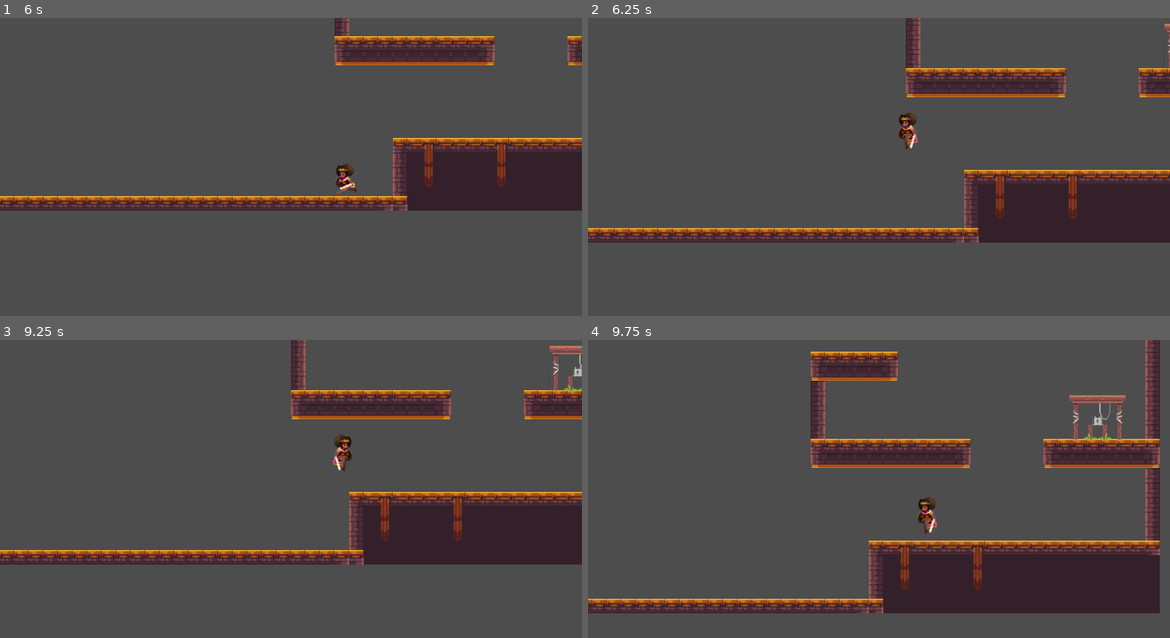
Above: before the commit, frames 1-4 (two rows, left to right).
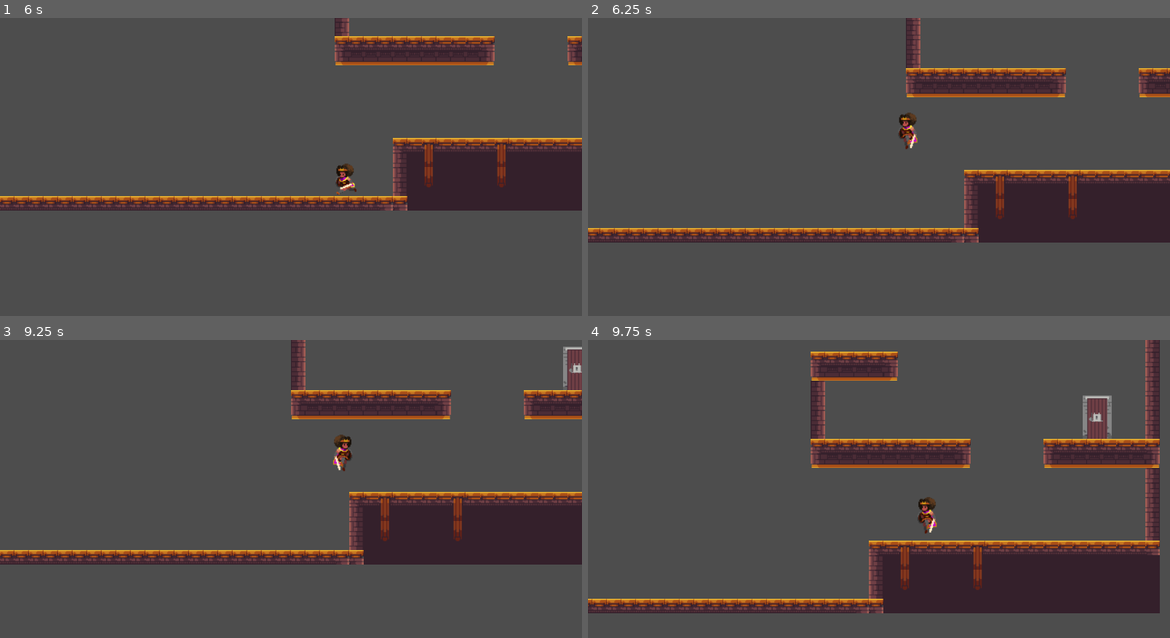
Above: after the commit, the same moments.

Repository: cncarey/MVMMay24
Game: Godot game, scene res://Scenes/a_scene.tscn
Two runs of this game, one before a commit and one after it. Both use one fixed random seed, a clock stepped at 60 frames per second and the inputs below.
Inputs:
- Up to frame 1 (6 s): hold D (Right) 0.53-2.03 s; tap E (Interact) every 0.75 s from 0.6 to 5.85 s; tap Up (Jump) at 0.77, 1.52, 3.02, 3.77, 4.52 s; hold A (Left) 2.03-2.78 s; hold D (Right) 2.78-4.28 s; hold A (Left) 4.28-5.03 s; hold D (Right) 5.03-5.78 s; hold A (Left) from 5.78 s (still down)
- Up to frame 2 (6.25 s): keep holding A (Left); tap Up (Jump) at 6.02 s
- Up to frame 3 (9.25 s): tap E (Interact) every 0.75 s from 6.6 to 8.85 s; tap Up (Jump) at 6.77, 7.52, 9.02 s; release A (Left) at 7.28 s; hold D (Right) from 7.28 s (still down)
- Up to frame 4 (9.75 s): release D (Right) at 9.53 s; hold A (Left) from 9.53 s (still down); tap E (Interact) at 9.6 s

Frame 1 is identical in both runs. In frame 2, less than 0.1% of the frame differs, in the area x 98-100%, y 1-18%; in frame 3, 0.6%; in frame 4, 0.9%, in the area x 82-93%, y 18-34%.

Commit message:
#3 add door sprite
#3 add door sprite

Diff:
--- a/Objects/Door.tscn
+++ b/Objects/Door.tscn
@@ -1,12 +1,12 @@
 [gd_scene load_steps=6 format=3 uid="uid://bge1gm6xfqgal"]
 
-[ext_resource type="Texture2D" uid="uid://u44eu675e5ey" path="res://Assets/ruinsTiles.png" id="1_jgirp"]
 [ext_resource type="Script" path="res://Objects/Door.gd" id="1_vpe03"]
+[ext_resource type="Texture2D" uid="uid://b1sou16f4qj6" path="res://Assets/villageTiles.png" id="2_nylme"]
 [ext_resource type="PackedScene" uid="uid://bsloe4rthghr6" path="res://Objects/InteractionIndicator.tscn" id="3_6npkr"]
 [ext_resource type="Texture2D" uid="uid://jytq0lfmeqms" path="res://Assets/dungeonTiles.png" id="4_uoge5"]
 
 [sub_resource type="RectangleShape2D" id="RectangleShape2D_5y4o0"]
-size = Vector2(67, 51)
+size = Vector2(50, 58)
 
 [node name="Door" type="Area2D"]
 collision_layer = 0
@@ -14,21 +14,20 @@
 script = ExtResource("1_vpe03")
 
 [node name="Sprite2D" type="Sprite2D" parent="."]
-texture = ExtResource("1_jgirp")
+texture = ExtResource("2_nylme")
 region_enabled = true
-region_rect = Rect2(192.119, -1, 62.8193, 49.2013)
+region_rect = Rect2(144, 176, 32, 48)
 
 [node name="CollisionShape2D" type="CollisionShape2D" parent="."]
-position = Vector2(-0.5, -0.5)
+position = Vector2(0, -5)
 shape = SubResource("RectangleShape2D_5y4o0")
 
 [node name="InteractionIndicator" parent="." instance=ExtResource("3_6npkr")]
 visible = false
-position = Vector2(0.255219, -33.4858)
+position = Vector2(0.251526, -59.2116)
 
 [node name="lock" type="Sprite2D" parent="."]
 visible = false
-position = Vector2(1, 4)
 texture = ExtResource("4_uoge5")
 region_enabled = true
 region_rect = Rect2(161, 85, 13, 11)
--- a/Scenes/c_scene.tscn
+++ b/Scenes/c_scene.tscn
@@ -14,20 +14,20 @@
 position = Vector2(118.1, 281.1)
 
 [node name="Door_A1" parent="Doors" index="0" instance=ExtResource("2_jv3lm")]
-position = Vector2(68, 278)
+position = Vector2(68, 280)
 destination = "res://Scenes/a_scene.tscn"
 doorId = "C_A-1"
 returnDoorId = "A_C-1"
 isOpen = true
 
 [node name="Door_D2" parent="Doors" index="1" instance=ExtResource("2_jv3lm")]
-position = Vector2(366, 167)
+position = Vector2(366, 168)
 doorId = "C_D-2"
 returnDoorId = "D_C-2"
 isOpen = true
 
 [node name="Door2" parent="Doors" index="2" instance=ExtResource("2_jv3lm")]
-position = Vector2(71, 405)
+position = Vector2(71, 408)
 doorId = "C"
 
 [node name="Key" parent="Keys" index="0" instance=ExtResource("3_amomj")]
--- a/Scenes/scene_template.tscn
+++ b/Scenes/scene_template.tscn
@@ -14,9 +14,9 @@
 
 [node name="TileMap" parent="." instance=ExtResource("1_cp7f5")]
 
+[node name="Doors" type="Node2D" parent="."]
+
 [node name="MainPlayer" parent="." instance=ExtResource("2_o68ig")]
-
-[node name="Doors" type="Node2D" parent="."]
 
 [node name="Keys" type="Node2D" parent="."]
 
Binary file added: Assets/villageTiles.png
Not shown, added: Assets/villageTiles.png.import
Not shown, changed: .DS_Store
